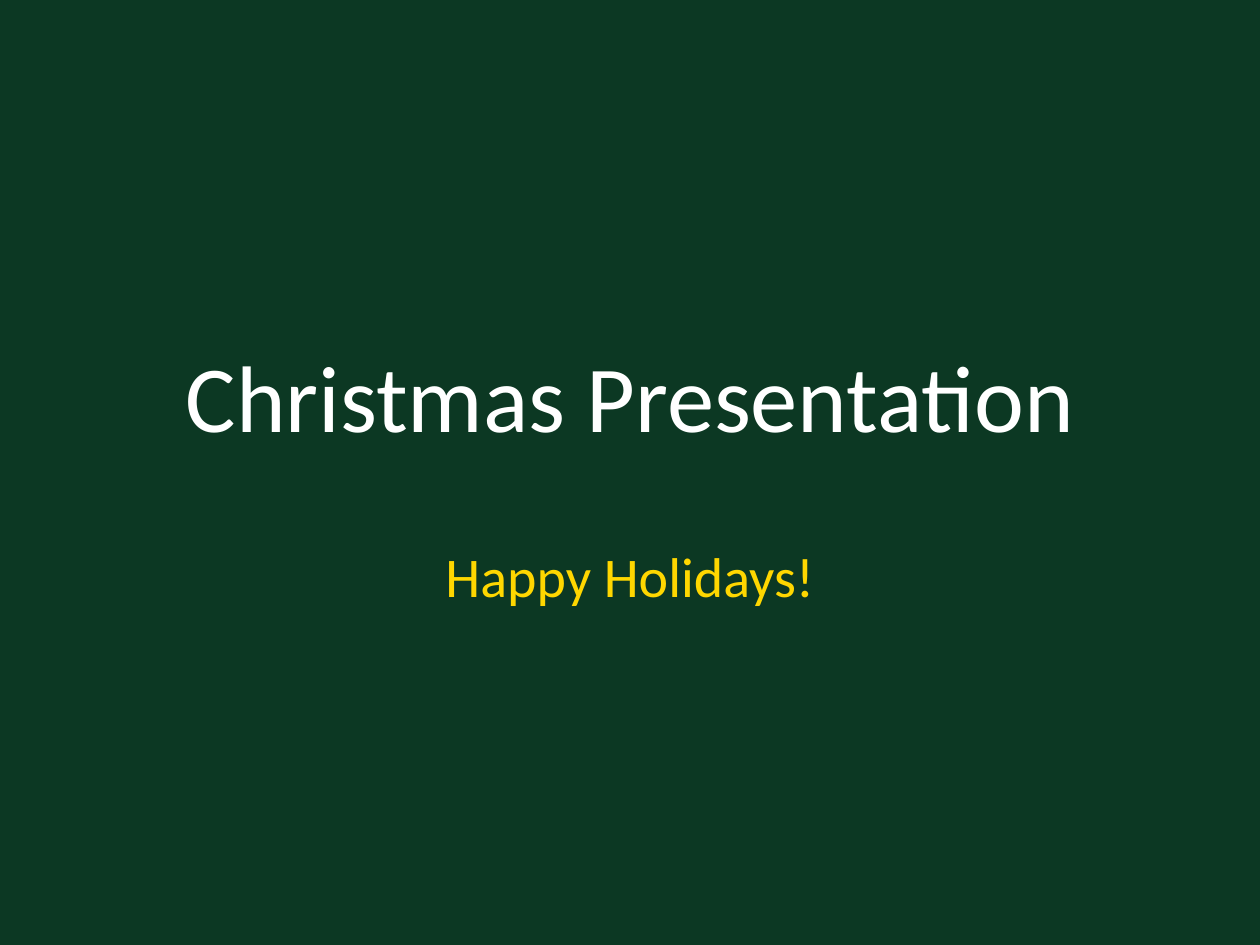
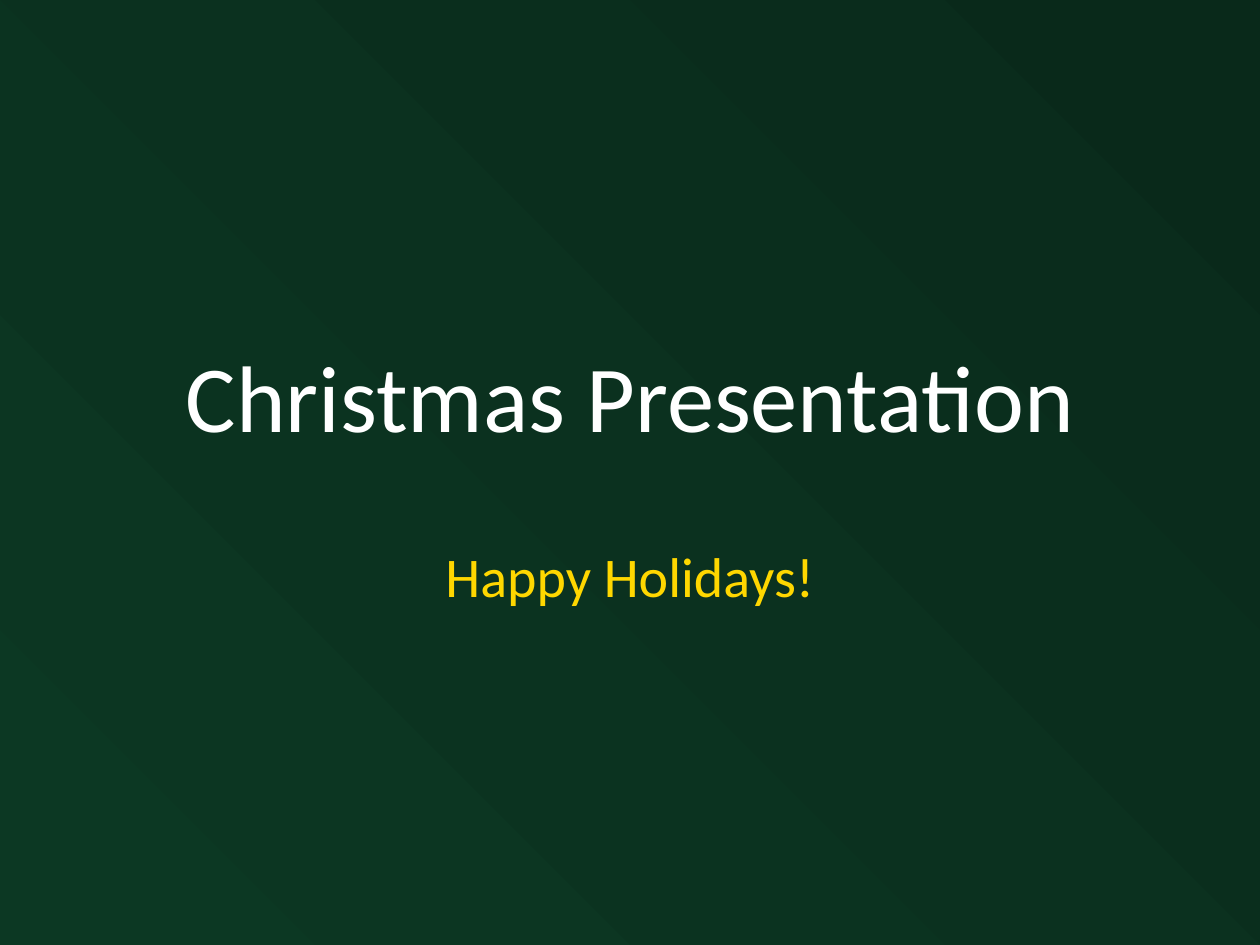
Before and after one commit to edpowers/pptx_autogen, a slide deck: slide 1 of data/output/Christmas_Presentation.pptx. Drawn at 1260x945 pixels with LibreOffice and Linux fonts; fonts in the diff are those of the drawing. Boxes give left, top, right and bottom in pixels: in the first picture for what was removed or moved away, otherwise in the second. Text is boxed around its words. In the diff, an @@ line names an element or a change of style, - is before the commit and + after.

```diff
--- a/data/output/Christmas_Presentation.pptx
+++ b/data/output/Christmas_Presentation.pptx
@@ background #0C3823 to gradient #0C3823 to #09291A @@
```
Also in this commit, not shown: 1 other slide changed, 1 slide added, 20 other files.
